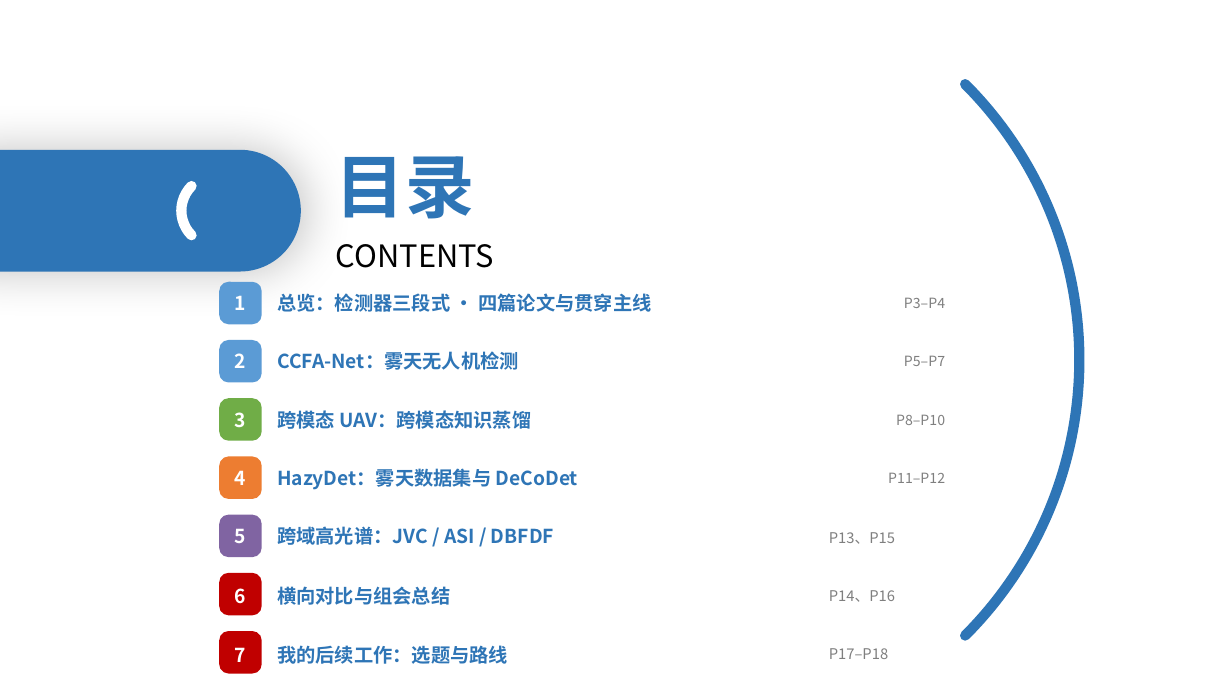
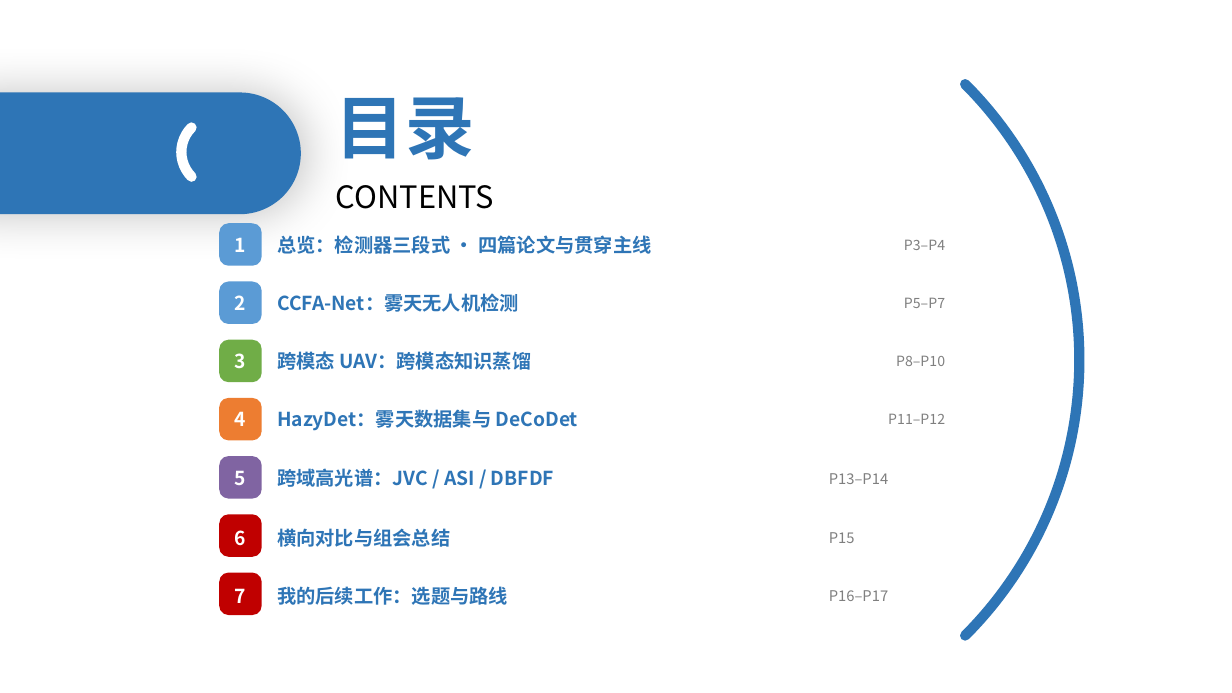
Before and after one commit to 139876/paper-notes, a slide deck: slide 2 of 论文精读/3-HazyDet精读/附件/四篇论文-组会汇报.pptx. Drawn at 1232x693 pixels with LibreOffice and Linux fonts; fonts in the diff are those of the drawing. Boxes give left, top, right and bottom in pixels: in the first picture for what was removed or moved away, otherwise in the second. Text is boxed around its words. In the diff, an @@ line names an element or a change of style, - is before the commit and + after.

```diff
--- a/论文精读/3-HazyDet精读/附件/四篇论文-组会汇报.pptx
+++ b/论文精读/3-HazyDet精读/附件/四篇论文-组会汇报.pptx
@@ 13 texts, 8 rounded rectangles, 1 arc (boxed as its full ellipse): place and size @@
-13 texts, 8 rounded rectangles, 1 arc (boxed as its full ellipse) at [0,150,945,674]
+13 texts, 8 rounded rectangles, 1 arc (boxed as its full ellipse) at [0,92,945,616]
@@ text at [829,473,888,484]: text changed @@
-P13、P15
+P13–P14
@@ text at [829,532,855,543]: text changed @@
-P14、P16
+P15
@@ text at [829,590,888,601]: text changed @@
-P17–P18
+P16–P17
```
Also in this commit, not shown: 9 other slides changed, 1 slide added, 2 slides removed.
